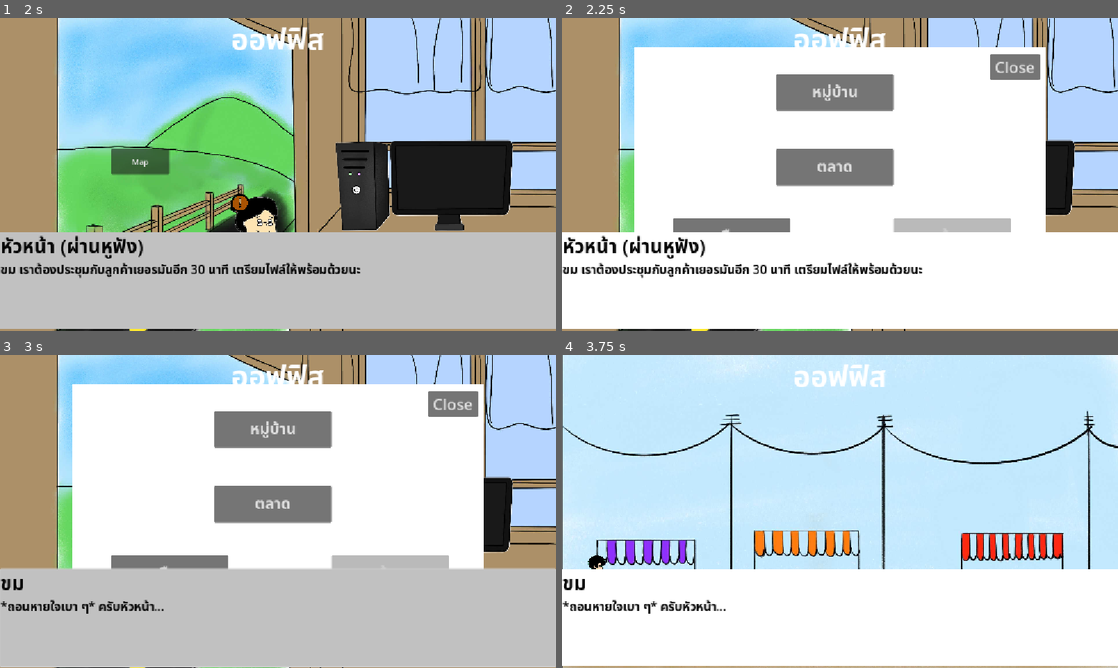
Above: before the commit, frames 1-4 (two rows, left to right).
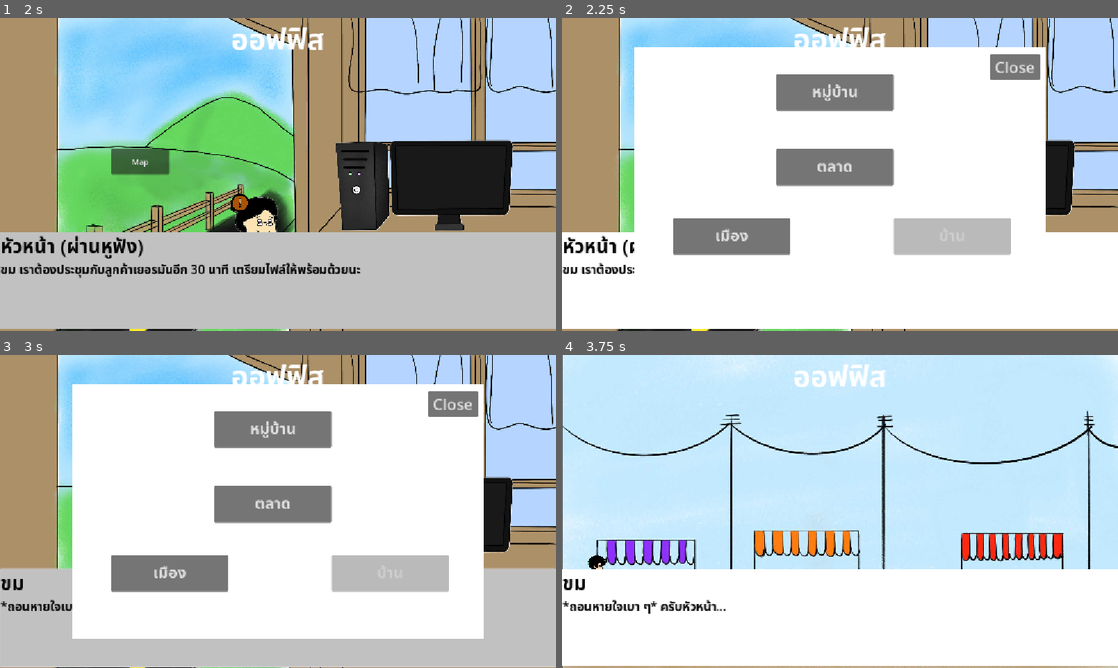
Above: after the commit, the same moments.

Repository: HeHHeyboi/BakChangKhom
Game: Godot game, scene res://Scene/Start_Scene.tscn
Same seed, same stepped clock (60 frames per second), same inputs: the game is played once before the commit and once after it.
Inputs (mouse positions are in pixels of both pictures, inside the frame that each line leads up to):
- Up to frame 1 (2 s): click "Start Game" at 0.5 s; click "Start Game" at 1.25 s
- Up to frame 2 (2.25 s): click "Map" at 2 s
- Up to frame 3 (3 s): click (522, 633) at 2.75 s
- Up to frame 4 (3.75 s): click "ตลาด" at 3.5 s

Frame 1 is identical in both runs. In frame 2, 4.3% of the frame differs, in the area x 13-81%, y 68-84%; in frame 3, 15%, in the area x 13-87%, y 68-91%; in frame 4, nothing differs.

Commit message:
Move Map to Global

Diff:
--- a/Scene/Home.tscn
+++ b/Scene/Home.tscn
@@ -11,7 +11,6 @@
 [ext_resource type="Script" uid="uid://rvwxhf8keb70" path="res://Scripts/Home/door.gd" id="7_c1wnw"]
 [ext_resource type="Script" uid="uid://ber64ekrxxe8b" path="res://Scripts/Home/grandma.gd" id="10_k7bem"]
 [ext_resource type="Texture2D" uid="uid://b5ri4126q8qtv" path="res://Assets/MiniGame/caution.png" id="10_vgjmv"]
-[ext_resource type="PackedScene" uid="uid://ddqejrf1gml67" path="res://Scene/map.tscn" id="12_vgjmv"]
 
 [node name="Home" type="Control"]
 layout_mode = 3
@@ -99,10 +98,6 @@
 texture = ExtResource("10_vgjmv")
 expand_mode = 1
 
-[node name="Map" parent="." instance=ExtResource("12_vgjmv")]
-visible = false
-layout_mode = 1
-
 [connection signal="pressed" from="MapPlaceHolder" to="MapPlaceHolder" method="_on_map_button_pressed"]
 [connection signal="pressed" from="Door" to="Door" method="_on_pressed"]
 [connection signal="pressed" from="Grandma" to="Grandma" method="_on_pressed"]
--- a/Scene/Market.tscn
+++ b/Scene/Market.tscn
@@ -1,9 +1,8 @@
-[gd_scene load_steps=9 format=3 uid="uid://cdd6joa1wt3t0"]
+[gd_scene load_steps=8 format=3 uid="uid://cdd6joa1wt3t0"]
 
 [ext_resource type="Texture2D" uid="uid://c0jo4bxs3frca" path="res://Assets/Background/Market.jpg" id="1_rr2rx"]
 [ext_resource type="Script" uid="uid://godvt5jylxpk" path="res://Scripts/Market/market.gd" id="1_xtt0p"]
 [ext_resource type="PackedScene" uid="uid://bv27tmq83wldi" path="res://Scene/Player.tscn" id="2_wpv1i"]
-[ext_resource type="PackedScene" uid="uid://ddqejrf1gml67" path="res://Scene/map.tscn" id="3_5w0dp"]
 [ext_resource type="Script" uid="uid://bb02p754hgi5d" path="res://Scripts/Market/button.gd" id="3_806qg"]
 
 [sub_resource type="RectangleShape2D" id="RectangleShape2D_wpv1i"]
@@ -72,11 +71,4 @@
 text = "Map"
 script = ExtResource("3_806qg")
 
-[node name="Map" parent="." instance=ExtResource("3_5w0dp")]
-visible = false
-offset_left = 159.0
-offset_top = 115.0
-offset_right = 159.0
-offset_bottom = 115.0
-
 [connection signal="pressed" from="Button" to="Button" method="_on_pressed"]
--- a/Scene/map.tscn
+++ b/Scene/map.tscn
@@ -1,25 +1,19 @@
 [gd_scene load_steps=6 format=3 uid="uid://ddqejrf1gml67"]
 
-[ext_resource type="Script" uid="uid://bsle73rovxv1y" path="res://Scripts/Home/close.gd" id="1_81yfc"]
 [ext_resource type="Script" uid="uid://desjp04mfica7" path="res://Scripts/Map/map.gd" id="1_ex5br"]
+[ext_resource type="Script" uid="uid://b34em8142t571" path="res://Scripts/Map/close.gd" id="2_5mejs"]
 [ext_resource type="Script" uid="uid://bgnh8eyn41s7s" path="res://Scripts/Map/market.gd" id="3_5mejs"]
 [ext_resource type="Script" uid="uid://gbrnyyjqivlk" path="res://Scripts/Map/Home.gd" id="4_5mejs"]
 
 [sub_resource type="StyleBoxFlat" id="StyleBoxFlat_4rgag"]
 bg_color = Color(1, 1, 1, 1)
 
-[node name="Map" type="Control"]
-layout_mode = 3
-anchors_preset = 15
-anchor_right = 1.0
-anchor_bottom = 1.0
-grow_horizontal = 2
-grow_vertical = 2
+[node name="Map" type="CanvasLayer"]
+layer = 128
 script = ExtResource("1_ex5br")
 
 [node name="Panel" type="Panel" parent="."]
 top_level = true
-layout_mode = 1
 anchors_preset = -1
 anchor_right = 1.0
 anchor_bottom = 1.0
@@ -40,7 +34,7 @@
 theme_override_font_sizes/font_size = 32
 text = "หมู่บ้าน"
 
-[node name="Close" type="Button" parent="Panel" node_paths=PackedStringArray("map")]
+[node name="Close" type="Button" parent="Panel"]
 layout_mode = 0
 offset_left = 738.0
 offset_top = 15.0
@@ -49,8 +43,7 @@
 theme_override_font_sizes/font_size = 32
 text = "Close
 "
-script = ExtResource("1_81yfc")
-map = NodePath("../..")
+script = ExtResource("2_5mejs")
 
 [node name="market" type="Button" parent="Panel"]
 layout_mode = 0
@@ -81,6 +74,8 @@
 theme_override_font_sizes/font_size = 32
 text = "เมือง"
 
-[connection signal="pressed" from="Panel/Close" to="Panel/Close" method="_on_close_button_pressed"]
+[connection signal="show_map" from="." to="Panel/market" method="_on_map_show_map"]
+[connection signal="show_map" from="." to="Panel/บ้าน" method="_on_map_show_map"]
+[connection signal="pressed" from="Panel/Close" to="Panel/Close" method="_on_pressed"]
 [connection signal="pressed" from="Panel/market" to="Panel/market" method="_on_market_pressed"]
 [connection signal="pressed" from="Panel/บ้าน" to="Panel/บ้าน" method="_on_pressed"]
--- a/Scripts/Home/close.gd
+++ /dev/null
@@ -1,7 +0,0 @@
-extends Button
-
-@export var map: Control
-
-
-func _on_close_button_pressed() -> void:
-	map.hide()
--- a/Scripts/Home/map_place_holder.gd
+++ b/Scripts/Home/map_place_holder.gd
@@ -1,7 +1,5 @@
 extends Button
-
-@onready var map = self.get_parent().get_node("Map") as Control
 
 
 func _on_map_button_pressed() -> void:
-	map.show()
+	MapPanel.show()
--- a/Scripts/Map/Home.gd
+++ b/Scripts/Map/Home.gd
@@ -2,9 +2,8 @@
 
 @onready var root = get_tree().root as Node
 
-
-func _ready() -> void:
-	Global.show_map.connect(_on_map_show_map)
+# func _ready() -> void:
+# 	MapPanel.show_map.connect(_on_map_show_map)
 
 
 func _process(delta: float) -> void:
@@ -25,14 +24,14 @@
 	if node == null:
 		return
 	node.move_to_front()
-	Global.showmap(Global.Map.HOME)
+	MapPanel.showmap(MapPanel.Location.HOME)
 
 
-func _on_map_show_map(m: Global.Map) -> void:
+func _on_map_show_map(m: MapPanel.Location) -> void:
 	var node = root.get_node("Home") as Control
 	if node == null:
 		return
-	if m == Global.Map.HOME:
+	if m == MapPanel.Location.HOME:
 		node.show()
 	else:
 		node.hide()
--- /dev/null
+++ b/Scripts/Map/close.gd
@@ -0,0 +1,5 @@
+extends Button
+
+
+func _on_pressed() -> void:
+	MapPanel.hide()
--- a/Scripts/Map/map.gd
+++ b/Scripts/Map/map.gd
@@ -1,10 +1,15 @@
-class_name MapPanel extends Control
+extends CanvasLayer
+
+signal show_map(m: Location)
+
+enum Location { HOME, MARKET }
 
 
 func _ready() -> void:
 	self.visible = false
-	Global.show_map.connect(_hide_map)
+	self.hide()
 
 
-func _hide_map(_m) -> void:
+func showmap(m: Location) -> void:
+	emit_signal("show_map", m)
 	self.hide()
--- a/Scripts/Map/market.gd
+++ b/Scripts/Map/market.gd
@@ -5,7 +5,7 @@
 
 func _ready() -> void:
 	root = get_tree().root
-	Global.show_map.connect(_on_map_show_map)
+	# MapPanel.show_map.connect(_on_map_show_map)
 
 
 func _process(delta: float) -> void:
@@ -17,11 +17,11 @@
 
 func _on_market_pressed() -> void:
 	Market.move_to_front()
-	Global.showmap(Global.Map.MARKET)
+	MapPanel.showmap(MapPanel.Location.MARKET)
 
 
-func _on_map_show_map(m: Global.Map) -> void:
-	if m == Global.Map.MARKET:
+func _on_map_show_map(m: MapPanel.Location) -> void:
+	if m == MapPanel.Location.MARKET:
 		Market.show()
 	else:
 		Market.hide()
--- a/Scripts/Market/button.gd
+++ b/Scripts/Market/button.gd
@@ -1,15 +1,13 @@
 extends Button
-
-@onready var map = $"../Map"
 
 
 func _process(delta: float) -> void:
-	if map.visible:
+	if MapPanel.visible:
 		self.disabled = true
 	else:
 		self.disabled = false
 
 
 func _on_pressed() -> void:
-	if !map.visible:
-		map.visible = true
+	if !MapPanel.visible:
+		MapPanel.visible = true
--- a/Scripts/global.gd
+++ b/Scripts/global.gd
@@ -1,16 +1,8 @@
 extends Node2D
 @export var _CharacterMap: Dictionary
 @export var MiniGames: Dictionary
-signal show_map(m: Global.Map)
 
 var dialogShown = false
-
-enum Map { HOME, MARKET }
-
-
-func showmap(m: Global.Map) -> void:
-	emit_signal("show_map", m)
-	self.hide()
 
 
 func ReturnMiniGame(minigame_name: String) -> Variant:
--- a/project.godot
+++ b/project.godot
@@ -21,6 +21,7 @@
 Global="*res://Scene/Global.tscn"
 EventManager="*res://Scripts/EventManager.gd"
 Market="*res://Scene/Market.tscn"
+MapPanel="*res://Scene/map.tscn"
 
 [display]
 
Not shown: 1 places in Scene/Home.tscn that only renumber resources
Not shown, removed: Scripts/Home/close.gd.uid
Not shown, added: Scripts/Map/close.gd.uid
